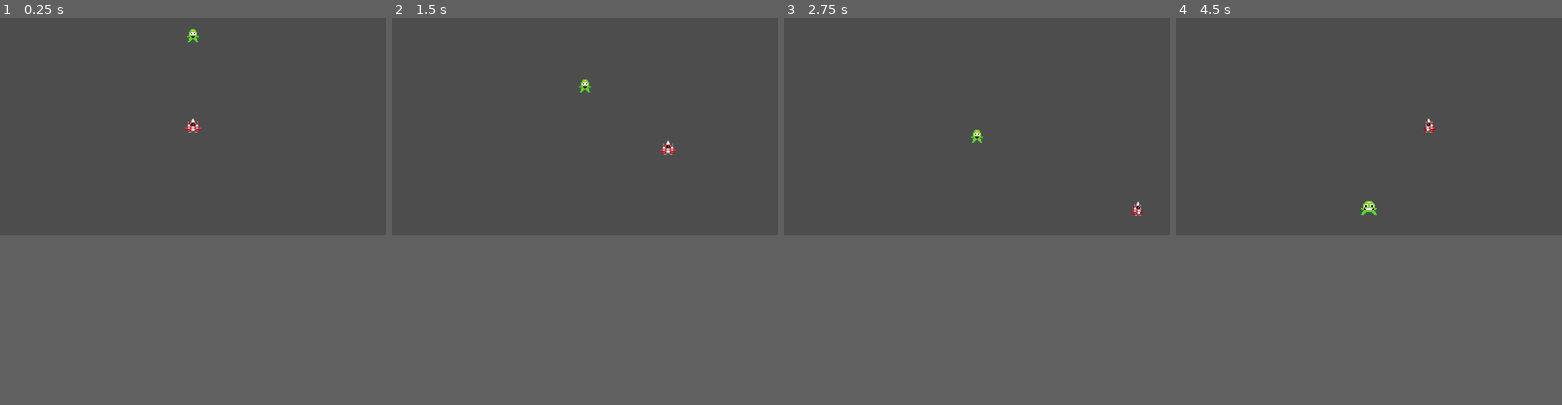
Above: before the commit, frames 1-4 (left to right).
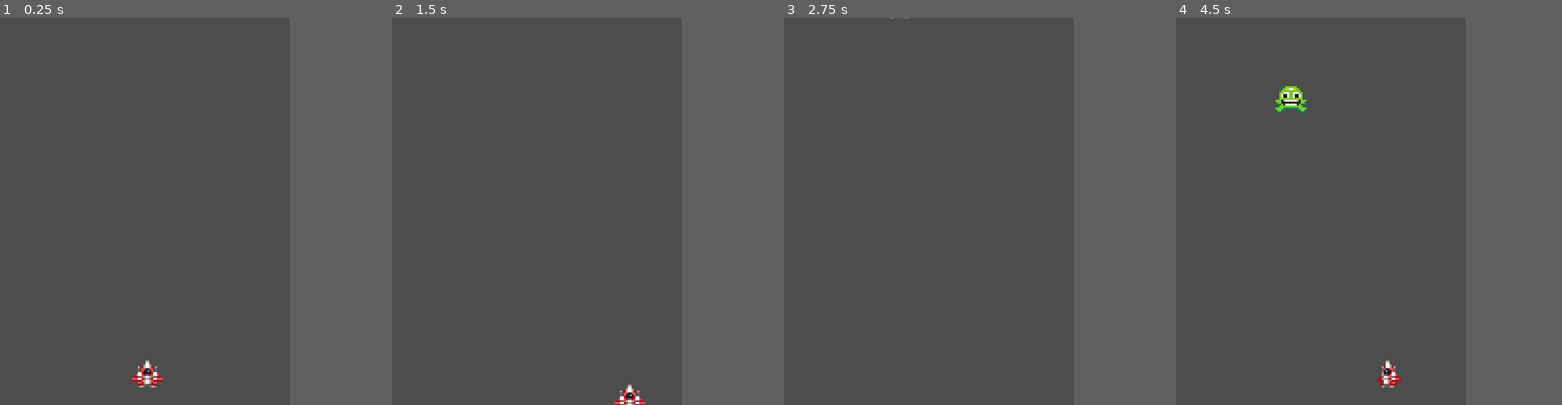
Above: after the commit, the same moments.

Repository: cheskya/ISCS3014-Project3
Game: Godot game, scene res://scenes/game.tscn
The game is run twice, just before and just after one commit, with the same random seed, the same clock (stepped at 60 frames per second) and the same inputs.
Inputs:
- Up to frame 1 (0.25 s): no input
- Up to frame 2 (1.5 s): hold D (right) 0.53-1.28 s; hold S (down) from 1.28 s (still down)
- Up to frame 3 (2.75 s): release S (down) at 2.03 s; hold D (right) from 2.03 s (still down)
- Up to frame 4 (4.5 s): release D (right) at 2.78 s; hold W (up) 2.78-3.53 s; hold A (left) from 3.53 s (still down)
In our replay, the window is 799x449 before the commit and 600x800 after it. These sizes can differ from the game's own. Grey fills any space a smaller window leaves; there, only what the larger window draws over its background counts as a difference.

The runs differ from the first frame. In frame 1, 0.5% of the frame differs, in the area x 34-53%, y 2-96%; in frame 2, 0.4%; in frame 3, 0.1%; in frame 4, 0.8%, in the area x 25-68%, y 17-96%.

Commit message:
Add enemy spawn functionality

Diff:
--- a/project.godot
+++ b/project.godot
@@ -14,6 +14,12 @@
 run/main_scene="res://scenes/game.tscn"
 config/features=PackedStringArray("4.3", "GL Compatibility")
 config/icon="res://icon.svg"
+
+[display]
+
+window/size/viewport_width=600
+window/size/viewport_height=800
+window/size/resizable=false
 
 [input]
 
--- a/scenes/enemy.tscn
+++ b/scenes/enemy.tscn
@@ -3,8 +3,8 @@
 [ext_resource type="Script" path="res://scripts/enemy.gd" id="1_7nxvu"]
 [ext_resource type="Texture2D" uid="uid://bpj2sn7alqdlc" path="res://assets/Enemies/Alan (16 x 16).png" id="1_qbrkr"]
 
-[sub_resource type="CircleShape2D" id="CircleShape2D_s2gsx"]
-radius = 7.0
+[sub_resource type="RectangleShape2D" id="RectangleShape2D_2dac3"]
+size = Vector2(14, 13)
 
 [sub_resource type="AtlasTexture" id="AtlasTexture_h3ull"]
 atlas = ExtResource("1_qbrkr")
@@ -57,10 +57,12 @@
 }]
 
 [node name="Enemy" type="Area2D"]
+scale = Vector2(4, 4)
 script = ExtResource("1_7nxvu")
 
 [node name="CollisionShape2D" type="CollisionShape2D" parent="."]
-shape = SubResource("CircleShape2D_s2gsx")
+position = Vector2(0, -0.5)
+shape = SubResource("RectangleShape2D_2dac3")
 
 [node name="AnimatedSprite2D" type="AnimatedSprite2D" parent="."]
 sprite_frames = SubResource("SpriteFrames_b8qsa")
--- a/scenes/game.tscn
+++ b/scenes/game.tscn
@@ -1,15 +1,17 @@
 [gd_scene load_steps=3 format=3 uid="uid://ci4ye1oupah08"]
 
-[ext_resource type="PackedScene" uid="uid://dtblyamywra1i" path="res://scenes/player.tscn" id="1_jnxll"]
-[ext_resource type="PackedScene" uid="uid://colg10bc1v2r0" path="res://scenes/enemy.tscn" id="2_lmfqk"]
+[ext_resource type="PackedScene" uid="uid://5enanp7wndpb" path="res://scenes/player.tscn" id="1_jnxll"]
+[ext_resource type="Script" path="res://scripts/enemy_spawner.gd" id="3_7bpvi"]
 
 [node name="Game" type="Node2D"]
 
 [node name="Player" parent="." instance=ExtResource("1_jnxll")]
+position = Vector2(305, 764)
 
-[node name="Camera2D" type="Camera2D" parent="."]
-position = Vector2(0, -6)
-zoom = Vector2(3, 3)
+[node name="EnemySpawner" type="Node2D" parent="."]
+position = Vector2(298, -49)
+script = ExtResource("3_7bpvi")
 
-[node name="enemy" parent="." instance=ExtResource("2_lmfqk")]
-position = Vector2(0, -106)
+[node name="EnemySpawnTimer" type="Timer" parent="EnemySpawner"]
+
+[connection signal="timeout" from="EnemySpawner/EnemySpawnTimer" to="EnemySpawner" method="_on_enemy_spawn_timer_timeout"]
--- a/scenes/player.tscn
+++ b/scenes/player.tscn
@@ -46,12 +46,13 @@
 radius = 6.0
 
 [node name="Player" type="CharacterBody2D"]
+scale = Vector2(4, 4)
 script = ExtResource("1_4ww0i")
 
 [node name="AnimatedSprite2D" type="AnimatedSprite2D" parent="."]
 position = Vector2(0, -7)
 sprite_frames = SubResource("SpriteFrames_n7p37")
-animation = &"move_right"
+animation = &"idle"
 autoplay = "idle"
 
 [node name="CollisionShape2D" type="CollisionShape2D" parent="."]
--- a/scripts/enemy.gd
+++ b/scripts/enemy.gd
@@ -1,6 +1,6 @@
 extends Area2D
 
-var speed = 40
+var speed = 110
 
 func _physics_process(delta: float) -> void:
 	translate(Vector2.DOWN * speed * delta)
--- /dev/null
+++ b/scripts/enemy_spawner.gd
@@ -0,0 +1,35 @@
+extends Node2D
+
+var enemies = [
+	preload("res://scenes/enemy.tscn")
+]
+
+@onready var spawn_timer = $EnemySpawnTimer
+
+var spawn_interval = 2.5
+
+func _ready():
+	randomize()
+	spawn_timer.start(spawn_interval)
+
+func _on_enemy_spawn_timer_timeout() -> void:
+	var chosen_enemy = enemies[randi() % enemies.size()]
+	var enemy = chosen_enemy.instantiate()
+
+	var spawn_two = randi() % 2
+	var enemy_two = null
+	if spawn_two == 1:
+		enemy_two = chosen_enemy.instantiate()
+
+	var view_rect = get_viewport_rect()
+	var x_pos = randf_range(view_rect.position.x+20, view_rect.end.x-20)
+
+	enemy.position = Vector2(x_pos, position.y)
+	get_tree().current_scene.add_child(enemy)
+
+	if enemy_two and (x_pos <= view_rect.end.x/2-20 or x_pos >= view_rect.end.x/2+20):
+		var flip_x_pos = view_rect.end.x-x_pos
+		enemy_two.position = Vector2(flip_x_pos, position.y)
+		get_tree().current_scene.add_child(enemy_two)
+
+	spawn_timer.start(spawn_interval)
--- a/scripts/player.gd
+++ b/scripts/player.gd
@@ -1,6 +1,6 @@
 extends CharacterBody2D
 
-@export var speed = 110
+@export var speed = 250
 
 @onready var animated_sprite: AnimatedSprite2D = $AnimatedSprite2D
 
Not shown: 1 places in scenes/player.tscn that only renumber resources
